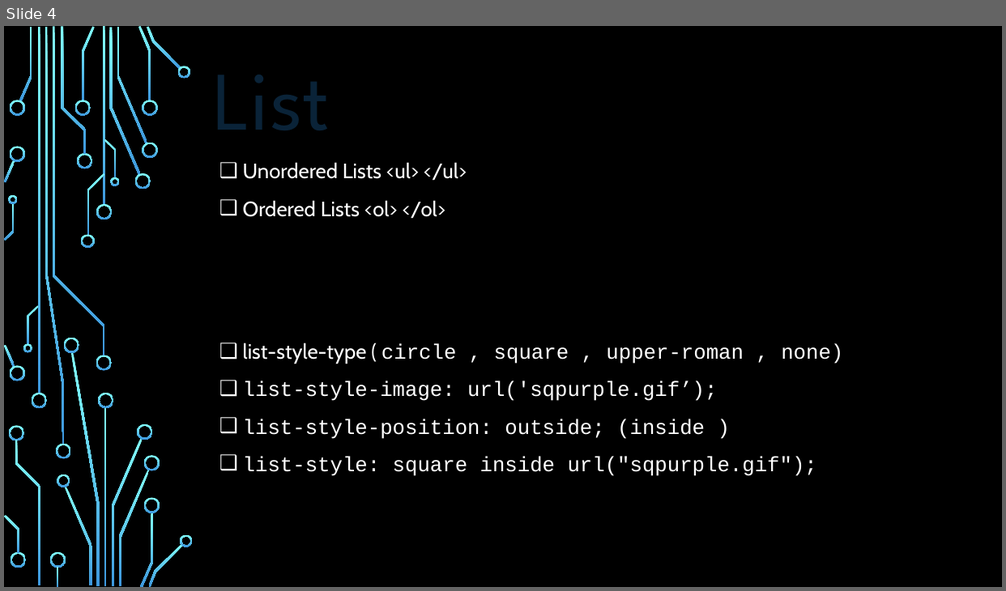
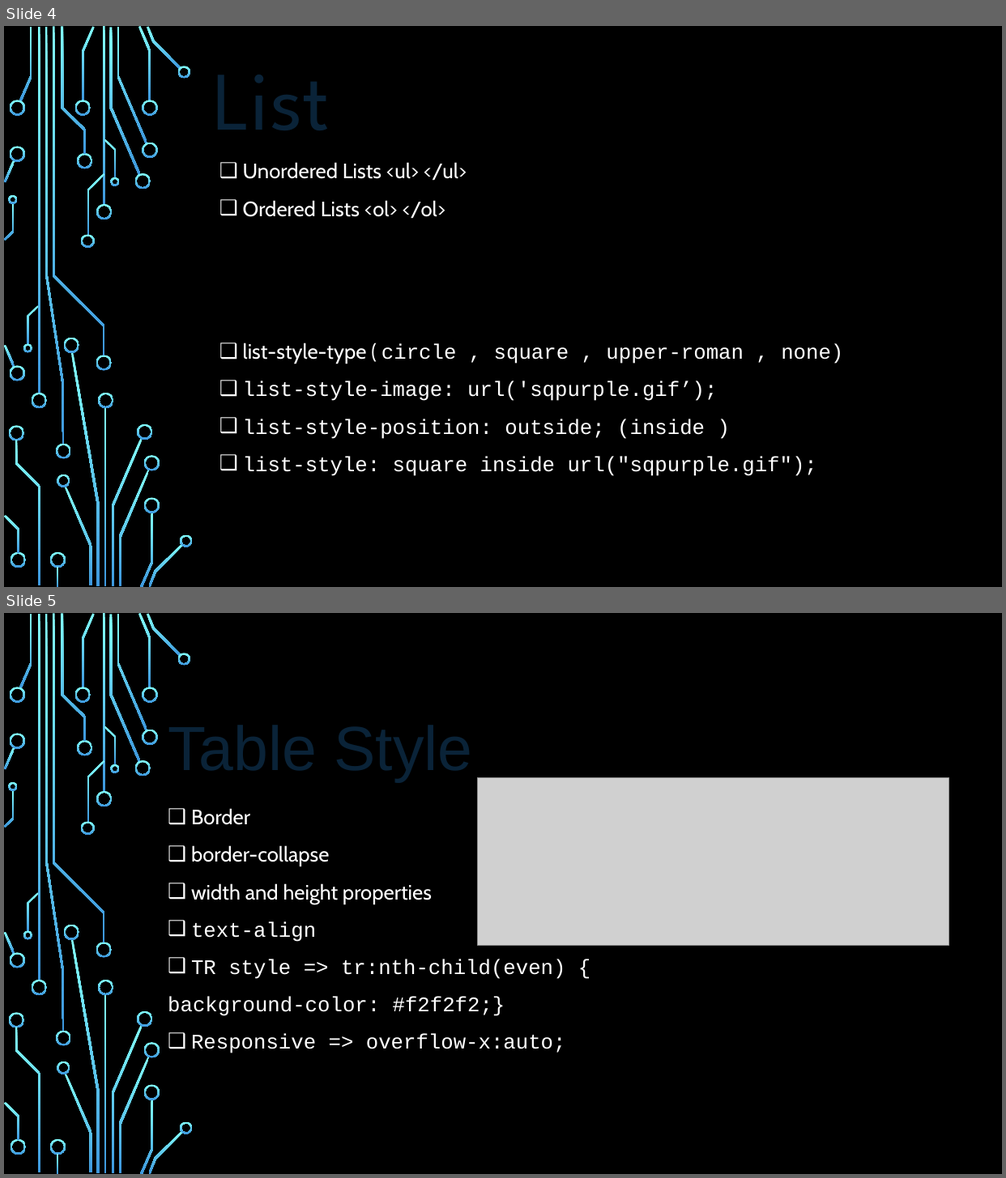
Before and after one commit to git-rx-co/HPI_HER_POWER, a slide deck: Presentation/CSS_pre.pptx. Shown one above the other, each under a label of ours: slide 4 before the commit, slides 4 and 5 after it. The pictures are 1006x591 and 1006x1178 pixels, drawn with LibreOffice and Linux fonts; fonts in the diff are those of the drawing; grey boxes stand for pictures; background and template pictures are left out. Boxes give left, top, right and bottom in pixels: in the first picture for what was removed or moved away, otherwise in the second. Text is boxed around its words. In the diff, an @@ line names an element or a change of style, - is before the commit and + after.

Commit message:
7_11_23_presintation ready

```diff
--- a/Presentation/CSS_pre.pptx
+++ b/Presentation/CSS_pre.pptx
@@ slide 5 added at (4,613,1002,1174), background picture (left out); not listed: 54 template elements that a slide beside it also shows @@
@@ picture added at (477,778,948,945) @@
@@ text added at (168,808,566,1054), 20 pt, text #FFFFFF @@
+❑ Border
+❑ border-collapse
+❑ width and height properties
+❑ text-align
+❑ TR style => tr:nth-child(even) {
+background-color: #f2f2f2;}
+❑ Responsive => overflow-x:auto;
@@ text added at (228,959,291,979), 60 pt, text #092338 @@
+Table Style
```
